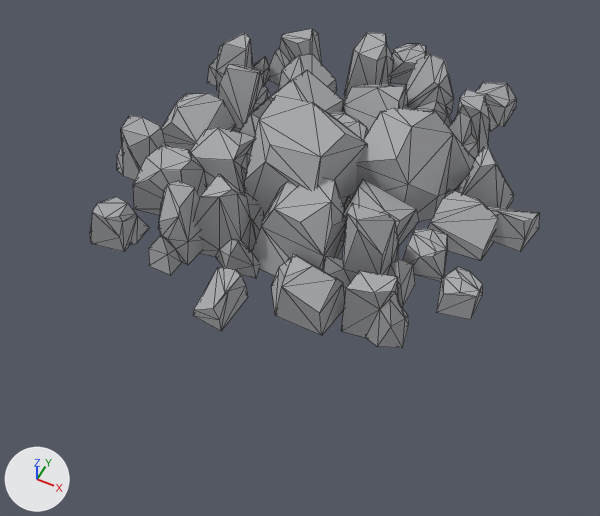
A saved change to the glTF model packages/resources/glb/terrain/mine_Stone.glb.
The view is the same before and after, from a 50 mm lens placed at (25.3, -55.2, 55.1), pointed at (0.4, -5.2, -7.4). The axes (+X, +Y, +Z) are drawn at lower left. The lights are the same throughout. Mesh edges are drawn as thin lines. Where no turn or scale is listed for an object, it has been applied to the vertices.

The scene before the commit, as lines of its bpy script (objects in view):
```python
me_立方体_044 = bpy.data.meshes.new('立方体.044')
me_立方体_044.from_pydata(...)  # 700 vertices, 1272 faces; spans x -19.2..21.2, y -21.3..21.1, z -1.3..8.9
me_立方体_044.materials.append(mat_石头)  # grey #aaabae
ob_立方体_036 = bpy.data.objects.new('立方体.036', me_立方体_044)
ob_立方体_036.location = (0.0, 0.0, 0.0)
```
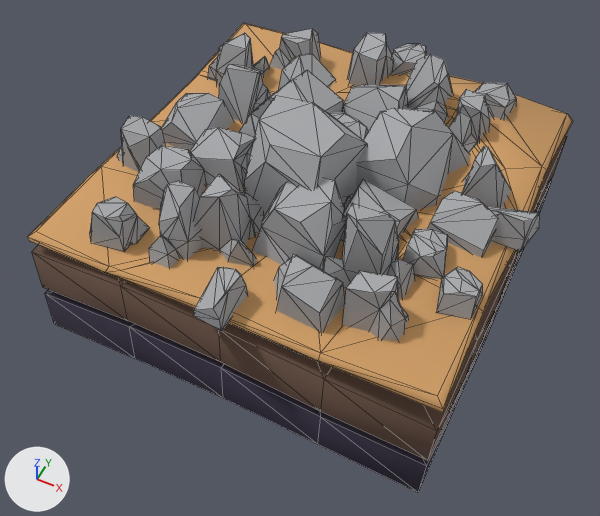
Location of each change, [x1, y1, x2, y2] in pixels of the pictures (600 x 516 px):
'Plane.005', added (orange): after [28, 23, 573, 492]

The change, as a diff of the scene's bpy script:
```diff
--- a/packages/resources/glb/terrain/mine_Stone.glb.py
+++ b/packages/resources/glb/terrain/mine_Stone.glb.py
@@ img_floor_color @@
+img_floor_color = load_image('floor_color', '_unpacked/floor_color', 32, 32, 'sRGB')
@@ mat_material_008 @@
+mat_material_008 = principled_material('Material.008')
+mat_material_008.texture = img_floor_color
+mat_material_008.roughness = 0.9
@@ me_plane_011 @@
+me_plane_011.from_pydata(...)  # 154 vertices, 254 faces; spans x -20.3..20.1, y -20.1..20.0, z -15.5..1.6
+me_plane_011.materials.append(mat_material_008)  # picture img_floor_color
@@ ob_plane_005 @@
+ob_plane_005 = bpy.data.objects.new('Plane.005', me_plane_011)
+ob_plane_005.location = (0.0, 0.0, 0.0)
```
